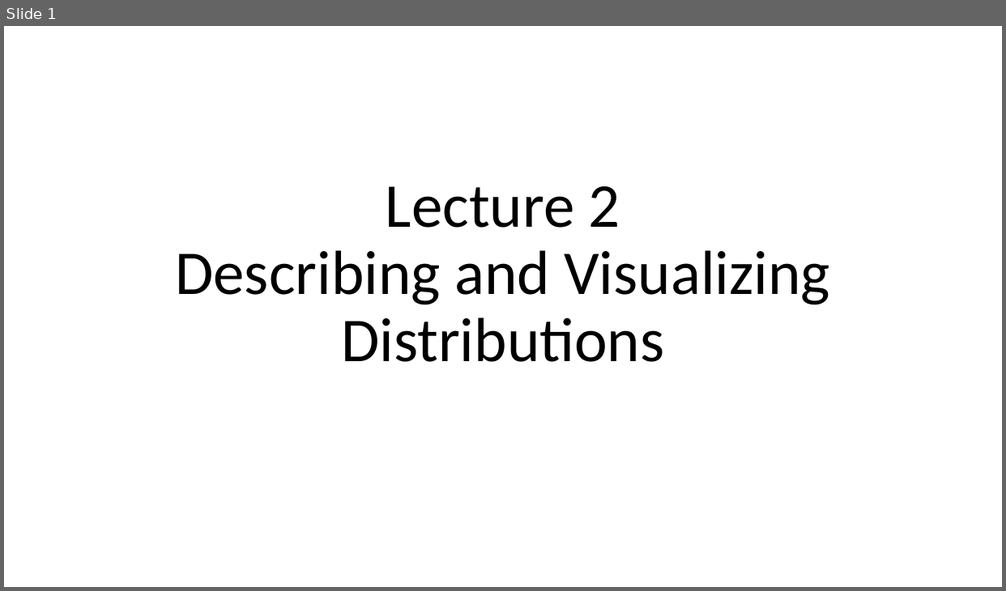
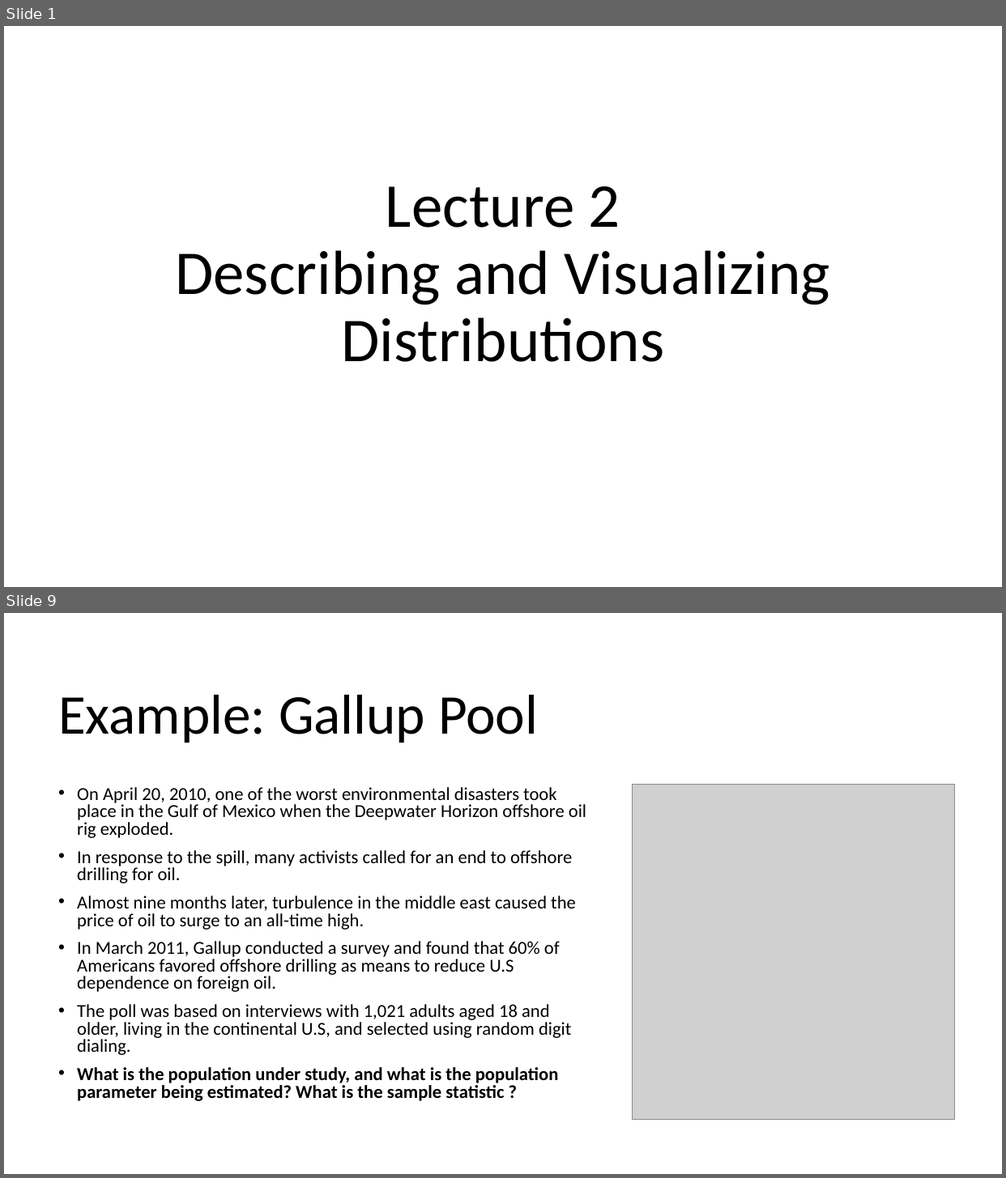
Before and after one commit to Jarred6068/UI_STAT251-03_Spring_2024, a slide deck: docs/lecture_slides/Week 1/Week1_Lecture2_Slides_1_12_2024.pptx. Shown one above the other, each under a label of ours: slide 1 before the commit, slides 1 and 9 after it; the slides between them are not shown. The pictures are 1006x591 and 1006x1178 pixels, drawn with LibreOffice and Linux fonts; fonts in the diff are those of the drawing; grey boxes stand for pictures. Boxes give left, top, right and bottom in pixels: in the first picture for what was removed or moved away, otherwise in the second. Text is boxed around its words. In the diff, an @@ line names an element or a change of style, - is before the commit and + after.

```diff
--- a/docs/lecture_slides/Week 1/Week1_Lecture2_Slides_1_12_2024.pptx
+++ b/docs/lecture_slides/Week 1/Week1_Lecture2_Slides_1_12_2024.pptx
@@ slide 9 added at [4, 613, 1002, 1174], background #FFFFFF @@
@@ title added at [58, 695, 538, 743], 54 pt, text #000000 @@
+Example: Gallup Pool
@@ text added at [77, 787, 586, 1101], 17.6 pt, text #000000 @@
+• On April 20, 2010, one of the worst environmental disasters took place in the Gulf of Mexico when the Deepwater Horizon offshore oil rig exploded.
+• In response to the spill, many activists called for an end to offshore drilling for oil.
+• Almost nine months later, turbulence in the middle east caused the price of oil to surge to an all-time high.
+• In March 2011, Gallup conducted a survey and found that 60% of Americans favored offshore drilling as means to reduce U.S dependence on foreign oil.
+• The poll was based on interviews with 1,021 adults aged 18 and older, living in the continental U.S, and selected using random digit dialing.
+• What is the population under study, and what is the population parameter being estimated? What is the sample statistic ?
@@ picture added at [632, 785, 955, 1120] @@
```
Also in this commit, not shown: 9 other slides added, 14 slides removed, 13 other files.
